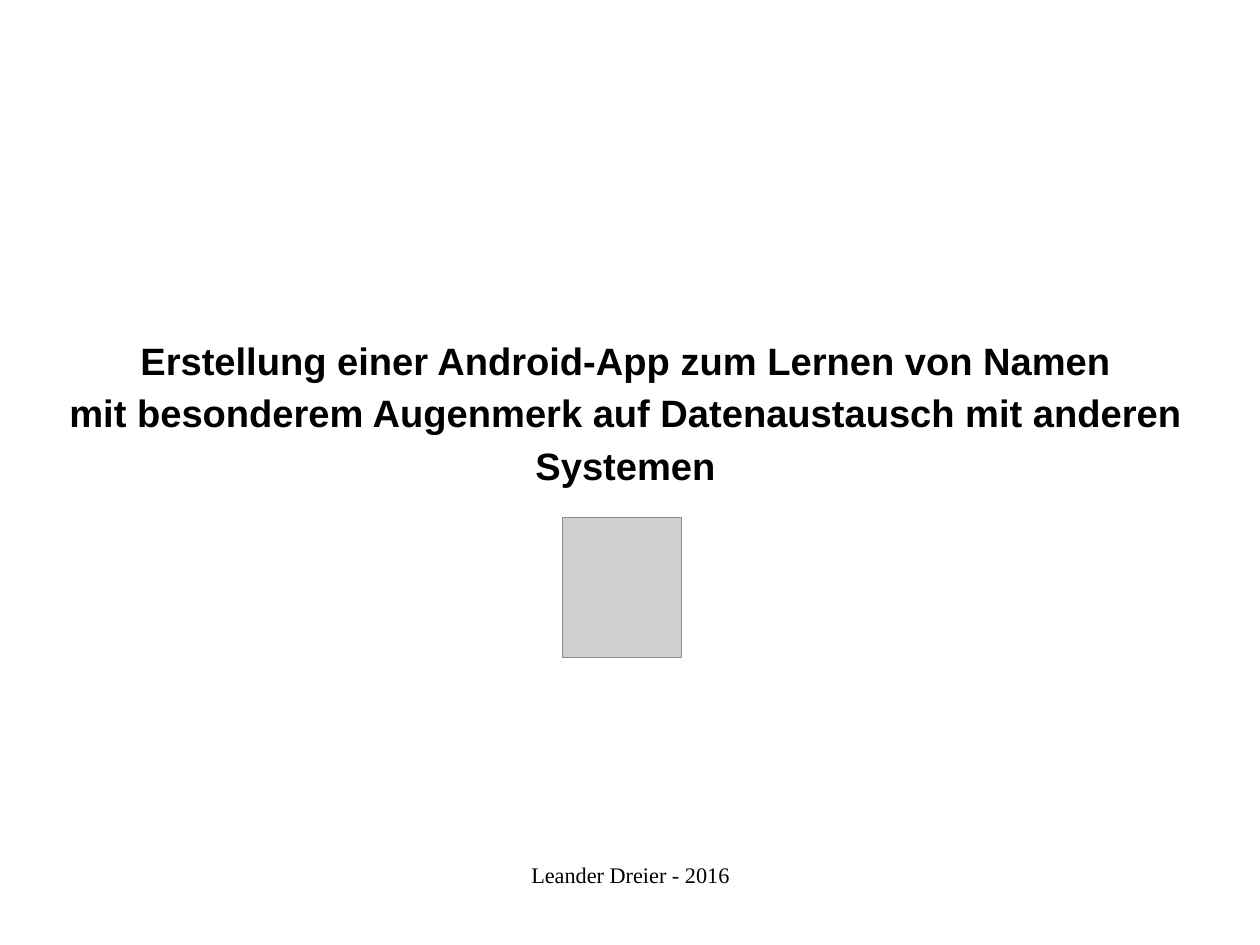
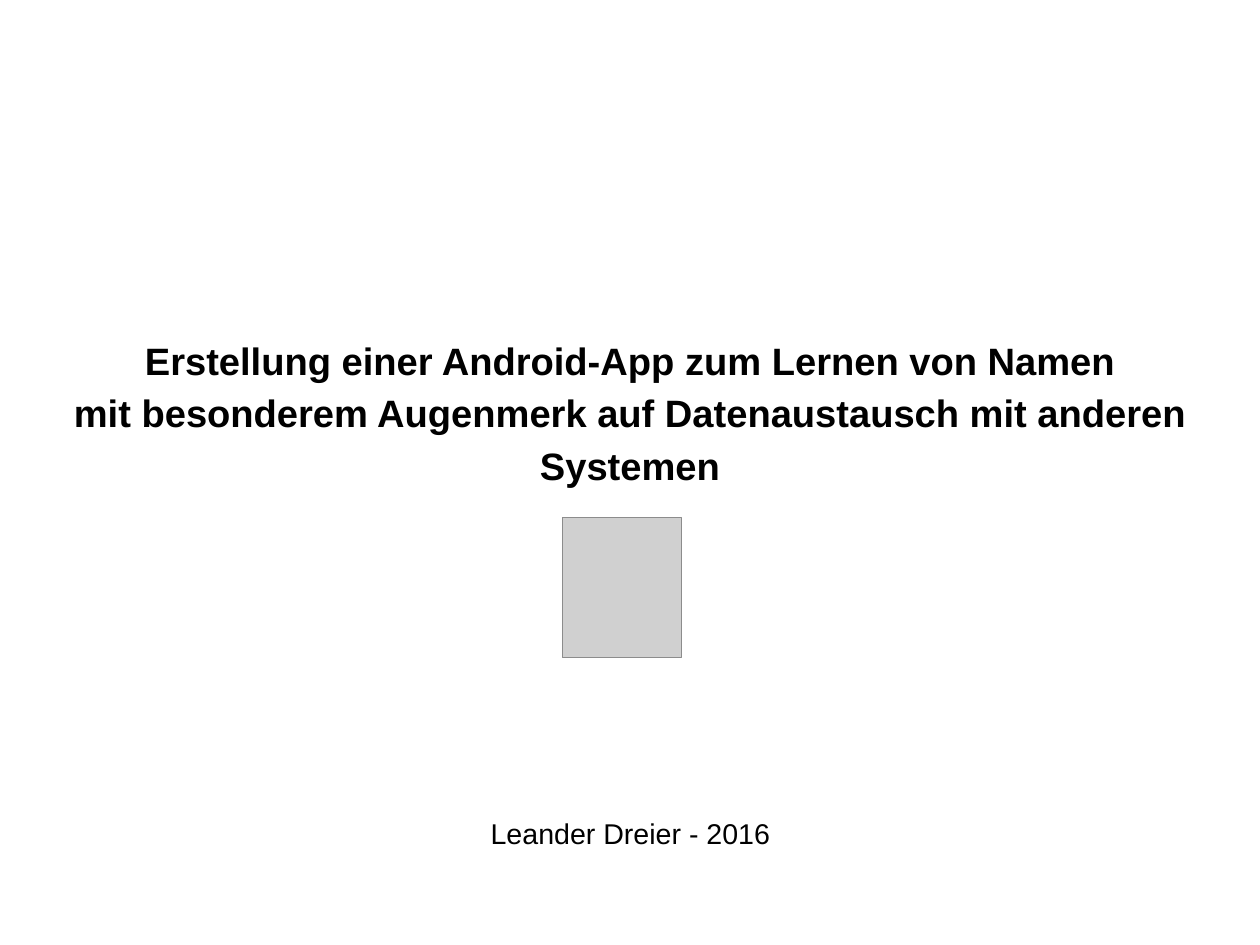
Before and after one commit to leletec/NameMemo, a slide deck: slide 1 of ref.odp. Drawn at 1260x945 pixels with LibreOffice and Linux fonts; fonts in the diff are those of the drawing; grey boxes stand for pictures; background and template pictures are left out. Boxes give left, top, right and bottom in pixels: in the first picture for what was removed or moved away, otherwise in the second. Text is boxed around its words. In the diff, an @@ line names an element or a change of style, - is before the commit and + after.

```diff
--- a/ref.odp
+++ b/ref.odp
@@ subtitle "Erstellung einer Android-App zum Lernen ...": place and size @@
-subtitle "Erstellung einer Android-App zum Lernen ..." at (69, 347, 1181, 488)
+subtitle "Erstellung einer Android-App zum Lernen ..." at (74, 347, 1185, 488)
@@ text "Leander Dreier - 2016": place and size @@
-text "Leander Dreier - 2016" at (531, 867, 730, 884)
+text "Leander Dreier - 2016" at (491, 823, 770, 845)
@@ text "Leander Dreier - 2016" at (491, 823, 770, 845): size 14 to 18 pt, font Times New Roman to Arial; alignment centre to left @@
```
Also in this commit, not shown: 11 other slides changed, 1 slide added, 1 slide removed.
